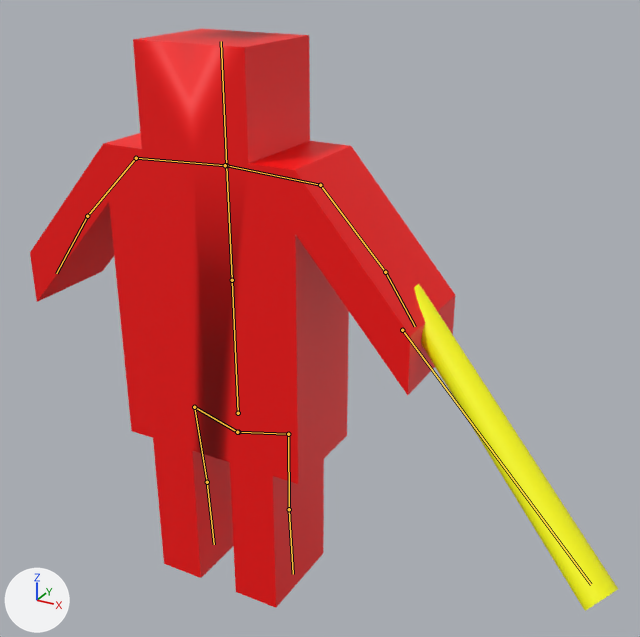
One commit to the FBX model 素材/3D/Player.fbx: the scene before it, then after it.
Before and after are seen from a 50 mm lens placed at (9.12, -13.1, 6.55), pointed at (0.82, 1.98, -1.0). The axes (+X, +Y, +Z) are drawn at lower left. The lights are the same throughout. The older version comes first. Both versions are drawn at frame 41 of the action 'アーマチュア|04_SuperAttack'; the numbers are the values there. The bones that change, and the others that lie on the model, are drawn over the model as lines.

Objects in the first picture: 'Cube', '円柱'.
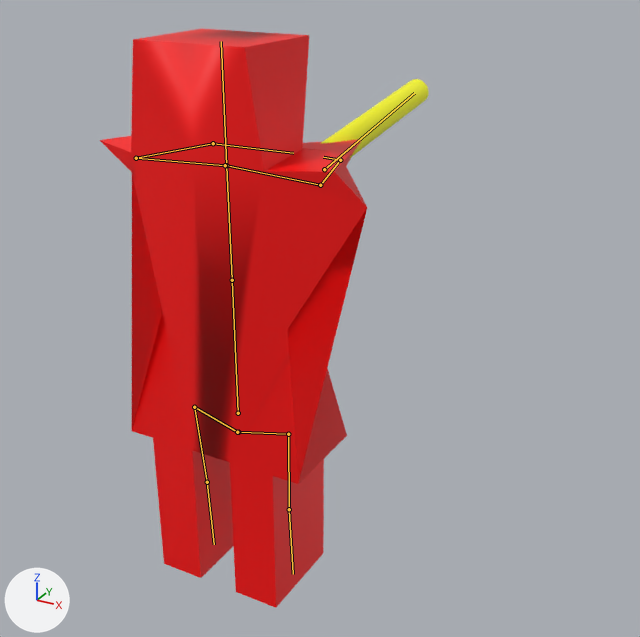
Boxes (x1, y1, x2, y2) around the edits, measured in the pictures (640 x 637 px):
'Cube', posed (37% narrower)
    before: (30, 29, 455, 608)
    after: (100, 29, 367, 608)
'円柱', posed
    before: (414, 284, 618, 611)
    after: (321, 79, 428, 159)
bone 'Bone.004.R', root to tip
    before: (320, 185) to (385, 272)
    after: (320, 185) to (340, 160)
bone 'Bone.005.R', root to tip
    before: (385, 272) to (415, 326)
    after: (340, 160) to (323, 157)
bone 'Bone.003', root to tip
    before: (402, 330) to (591, 584)
    after: (324, 169) to (414, 93)
bone 'Bone.004.L', root to tip
    before: (136, 158) to (87, 216)
    after: (136, 158) to (213, 143)
bone 'Bone.005.L', root to tip
    before: (87, 216) to (56, 273)
    after: (213, 143) to (293, 153)

The edits, one by one:
Bone 'Bone.004.R' (bone_bone_004_r) turns from (0, 0, 0) to (-31, -18, 117) degrees about its own x, y and z.
Bone 'Bone.005.R' (bone_bone_005_r) turns from (0, 0, 0) to (-10, -3, 28) degrees about its own x, y and z.
Bone 'Bone.003' (bone_bone_003) turns from (-48, 35, 17) to (-23, 49, 53) degrees about its own x, y and z.
Bone 'Bone.004.L' (bone_bone_004_l) turns from (0, 0, 0) to (-31, 18, -117) degrees about its own x, y and z.
Bone 'Bone.005.L' (bone_bone_005_l) turns from (0, 0, 0) to (-10, 3, -28) degrees about its own x, y and z.
